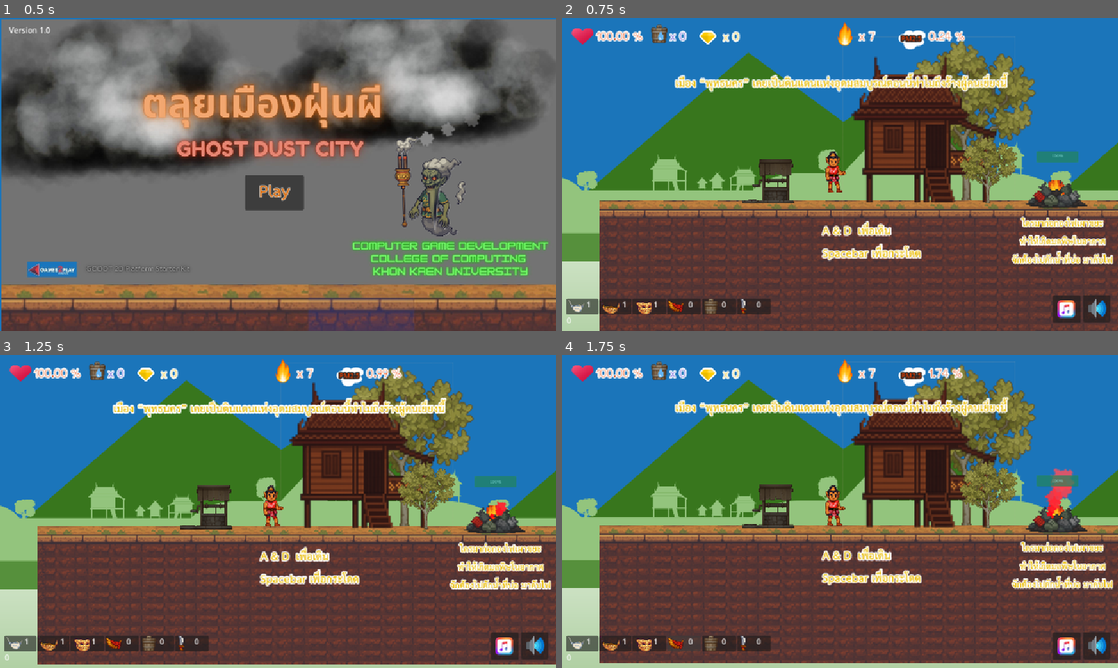
Above: before the commit, frames 1-4 (two rows, left to right).
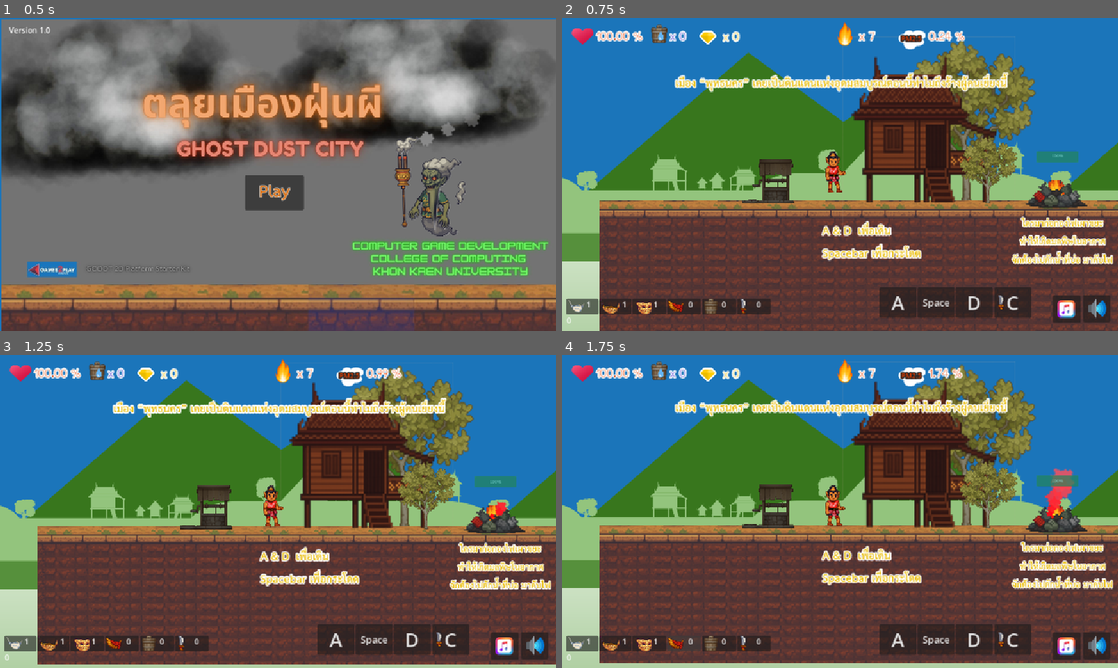
Above: after the commit, the same moments.

Repository: twachi/projectgame2d
Game: Godot game, scene res://Scenes/Levels/Menu.tscn
Same seed, same stepped clock (60 frames per second), same inputs: the game is played once before the commit and once after it.
Inputs:
- Up to frame 1 (0.5 s): no input
- Up to frame 2 (0.75 s): click "Play" at 0.5 s
- Up to frame 3 (1.25 s): no input
- Up to frame 4 (1.75 s): click "0" at 1.25 s

Frame 1 is identical in both runs. In frame 2, 2.5% of the frame differs, in the area x 57-85%, y 86-96%; in frame 3, 2.5%; in frame 4, 2.5%.

Commit message:
vkeyboard

Diff:
--- a/Scenes/Managers/user_interface.tscn
+++ b/Scenes/Managers/user_interface.tscn
@@ -345,12 +345,60 @@
 position = Vector2(29, 28)
 texture = ExtResource("12_8y5f2")
 
-[node name="MaskTimeLabel" type="Label" parent="."]
-offset_left = 9.0
-offset_top = 614.0
-offset_right = 36.0
-offset_bottom = 637.0
-text = "0"
+[node name="AButton" type="Button" parent="Control"]
+offset_left = -455.0
+offset_top = -51.0
+offset_right = -378.0
+offset_bottom = 12.0
+focus_mode = 0
+theme_override_font_sizes/font_size = 40
+action_mode = 0
+text = "A"
+
+[node name="DButton" type="Button" parent="Control"]
+offset_left = -297.0
+offset_top = -51.0
+offset_right = -220.0
+offset_bottom = 12.0
+focus_mode = 0
+theme_override_font_sizes/font_size = 40
+action_mode = 0
+text = "D"
+
+[node name="CButton" type="Button" parent="Control"]
+offset_left = -217.0
+offset_top = -51.0
+offset_right = -140.0
+offset_bottom = 12.0
+focus_mode = 0
+theme_override_font_sizes/font_size = 40
+action_mode = 0
+text = "C"
+
+[node name="Polygon2D" type="Polygon2D" parent="Control/CButton"]
+position = Vector2(14, 39)
+scale = Vector2(0.693335, 0.450414)
+offset = Vector2(-17.4869, -107.982)
+texture = ExtResource("7_0giir")
+polygon = PackedVector2Array(22.1698, 97.7633, 26.8114, 81.2601, 25.2642, 66.8198, 16.4969, 54.9582, 6.69814, 51.3481, 6.69814, 60.1154, 10.8239, 70.4299, 10.3082, 98.7947, 6.69814, 101.373, 9.27675, 110.141, 12.3711, 120.971, 25.2642, 126.128, 24.7485, 115.298, 29.9057, 109.109)
+uv = PackedVector2Array(22.1698, 97.7633, 26.8114, 81.2601, 25.2642, 66.8198, 16.4969, 54.9582, 6.69814, 51.3481, 6.69814, 60.1154, 10.8239, 70.4299, 10.3082, 98.7947, 6.69814, 101.373, 9.27675, 110.141, 12.3711, 120.971, 25.2642, 126.128, 24.7485, 115.298, 29.9057, 109.109)
+
+[node name="MaskTimeLabel" type="Label" parent="Control"]
+offset_left = -1103.0
+offset_top = 6.0
+offset_right = -1076.0
+offset_bottom = 29.0
+text = "0"
+
+[node name="SPButton" type="Button" parent="Control"]
+offset_left = -376.0
+offset_top = -51.0
+offset_right = -299.0
+offset_bottom = 12.0
+focus_mode = 0
+theme_override_font_sizes/font_size = 20
+action_mode = 0
+text = "Space"
 
 [connection signal="pressed" from="Inventory/Button1" to="GameUI" method="_on_button_1_pressed"]
 [connection signal="pressed" from="Inventory/Button2" to="GameUI" method="_on_button_2_pressed"]
@@ -360,3 +408,8 @@
 [connection signal="pressed" from="Inventory/Button6" to="GameUI" method="_on_button_6_pressed"]
 [connection signal="pressed" from="Control/MusicButton" to="GameUI" method="_on_music_button_pressed"]
 [connection signal="pressed" from="Control/SoundButton" to="GameUI" method="_on_sound_button_pressed"]
+[connection signal="button_down" from="Control/AButton" to="GameUI" method="_on_a_button_button_down"]
+[connection signal="button_up" from="Control/AButton" to="GameUI" method="_on_a_button_button_up"]
+[connection signal="button_down" from="Control/DButton" to="GameUI" method="_on_d_button_button_down"]
+[connection signal="button_up" from="Control/DButton" to="GameUI" method="_on_d_button_button_up"]
+[connection signal="pressed" from="Control/SPButton" to="GameUI" method="_on_left_button_5_pressed"]
--- a/Scripts/GameUI.gd
+++ b/Scripts/GameUI.gd
@@ -37,7 +37,7 @@
 	m4label.text = str(GameManager.player_wing)
 	m5label.text = str(GameManager.water)
 	m6label.text = str(GameManager.player_sword)
-	$"../MaskTimeLabel".text = str(int(GameManager.mask_lifetime))
+#	$"../MaskTimeLabel".text = str(int(GameManager.mask_lifetime))
 
 func _on_button_1_pressed() -> void:
 	GameManager.set_mask(1)
@@ -72,3 +72,26 @@
 func _on_button_6_pressed() -> void:
 	Input.action_press("sword")
 	Input.action_release("sword")
+
+func _on_left_button_4_pressed() -> void:
+	Input.action_press("attack")
+	Input.action_release("attack")
+
+
+func _on_left_button_5_pressed() -> void:
+	Input.action_press("Jump")
+	Input.action_release("Jump")
+
+func _on_a_button_button_down() -> void:
+	Input.action_press("Left")
+
+func _on_a_button_button_up() -> void:
+	Input.action_release("Left")
+
+
+func _on_d_button_button_down() -> void:
+	Input.action_press("Right")
+
+
+func _on_d_button_button_up() -> void:
+	Input.action_release("Right")
--- a/Scripts/player.gd
+++ b/Scripts/player.gd
@@ -106,6 +106,9 @@
 
 	# Move Player
 	var inputAxis = Input.get_axis("Left", "Right")
+	if Input.is_action_just_pressed("Left"): inputAxis=-1
+	elif Input.is_action_just_pressed("Right"): inputAxis=1
+
 	flip_player(inputAxis)
 	velocity.x = clamp((velocity.x+inputAxis*20*power),-move_speed*power, move_speed*power)
 	if absf(velocity.x) < 0.1 : velocity.x=0
Not shown, changed: export_presets.cfg
Not shown, changed: docs/index.html
Not shown, changed: docs/index.pck
